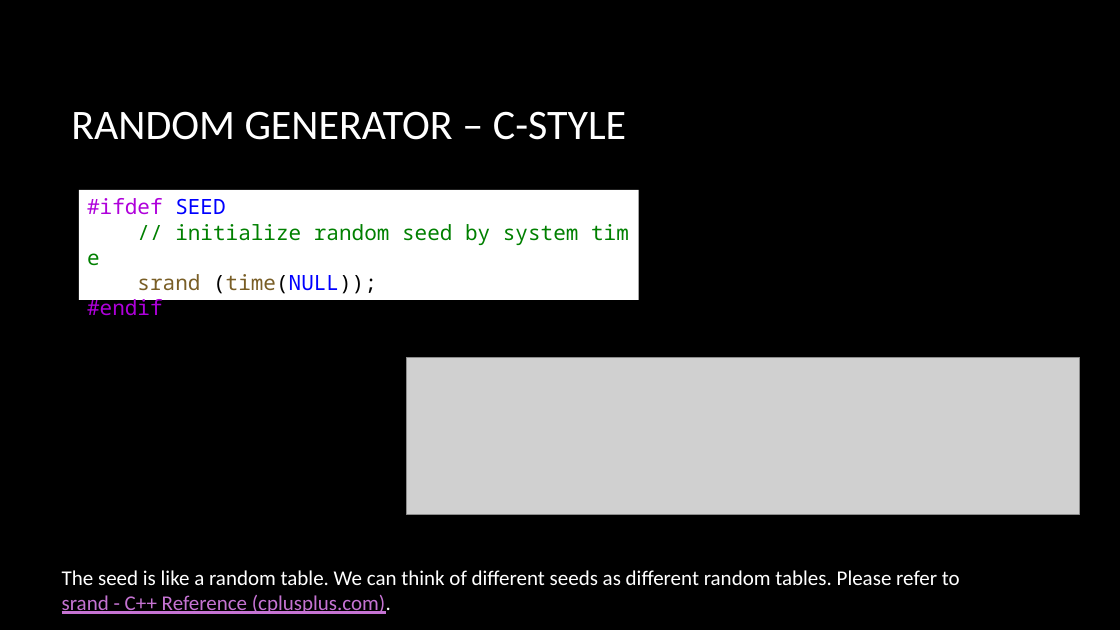
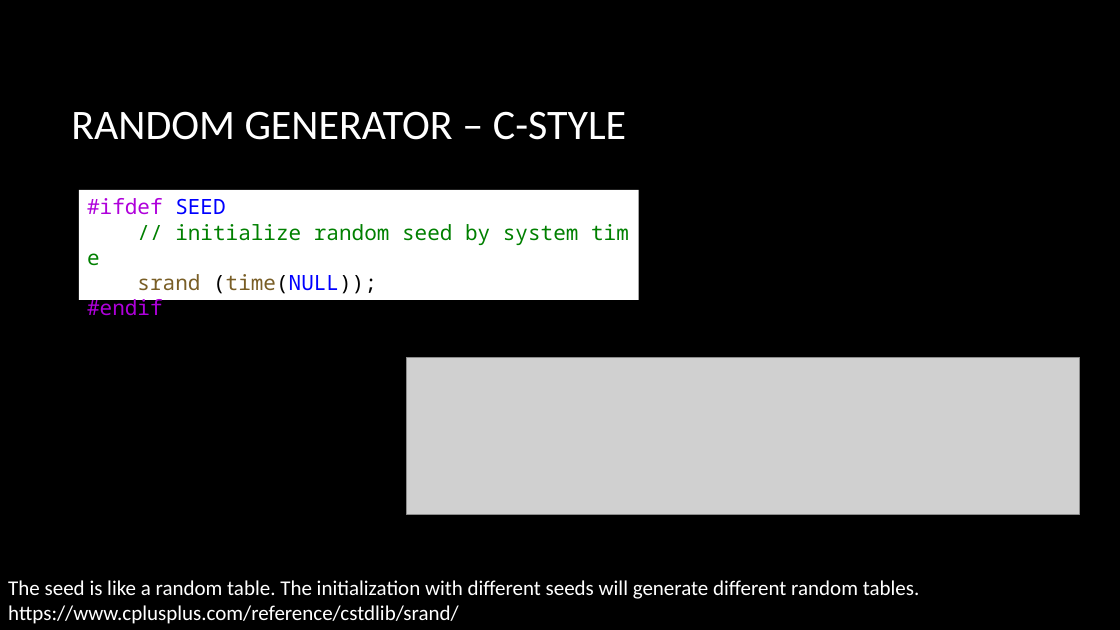
Before and after one commit to CNOCycle/cpp_tutorial, a slide deck: slide 13 of lab04-googletest/00-lab04.pptx. Drawn at 1120x630 pixels with LibreOffice and Linux fonts; fonts in the diff are those of the drawing; grey boxes stand for pictures; background and template pictures are left out. Boxes give left, top, right and bottom in pixels: in the first picture for what was removed or moved away, otherwise in the second. Text is boxed around its words. In the diff, an @@ line names an element or a change of style, - is before the commit and + after.

```diff
--- a/lab04-googletest/00-lab04.pptx
+++ b/lab04-googletest/00-lab04.pptx
@@ text at box(8, 580, 920, 624): text changed @@
-The seed is like a random table. We can think of different seeds as different random tables. Please refer to srand - C++ Reference (cplusplus.com).
+The seed is like a random table. The initialization with different seeds will generate different random tables.
+https://www.cplusplus.com/reference/cstdlib/srand/
```
Also in this commit, not shown: 2 other slides changed.
